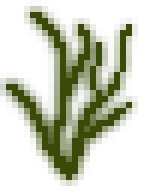
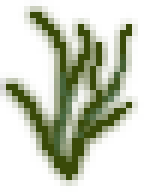
Before/after of a w=144, h=192 layered artwork. What changed in the layer stack:
painted on "Слой 0" over [54, 54, 132, 156]
